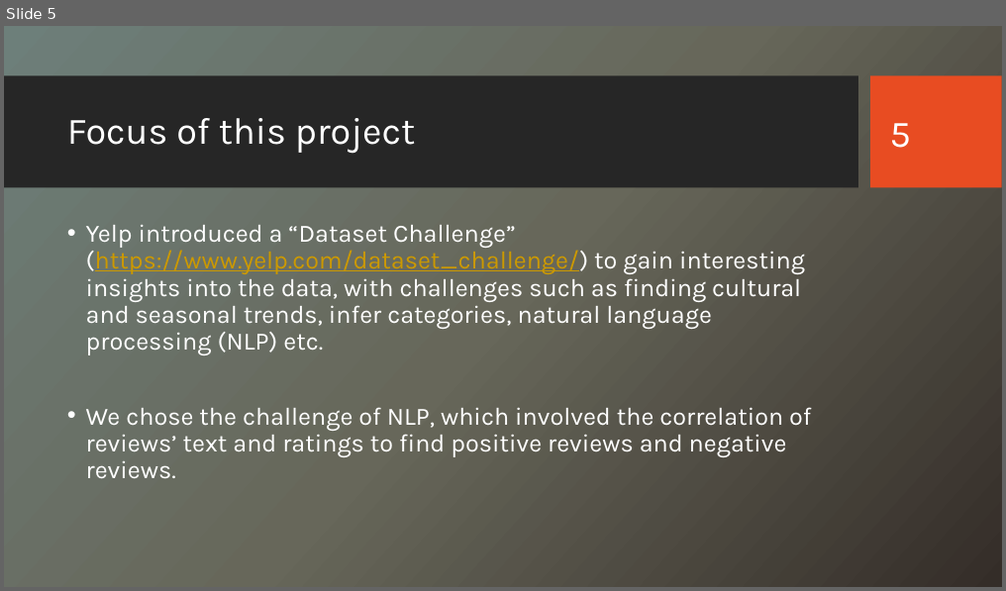
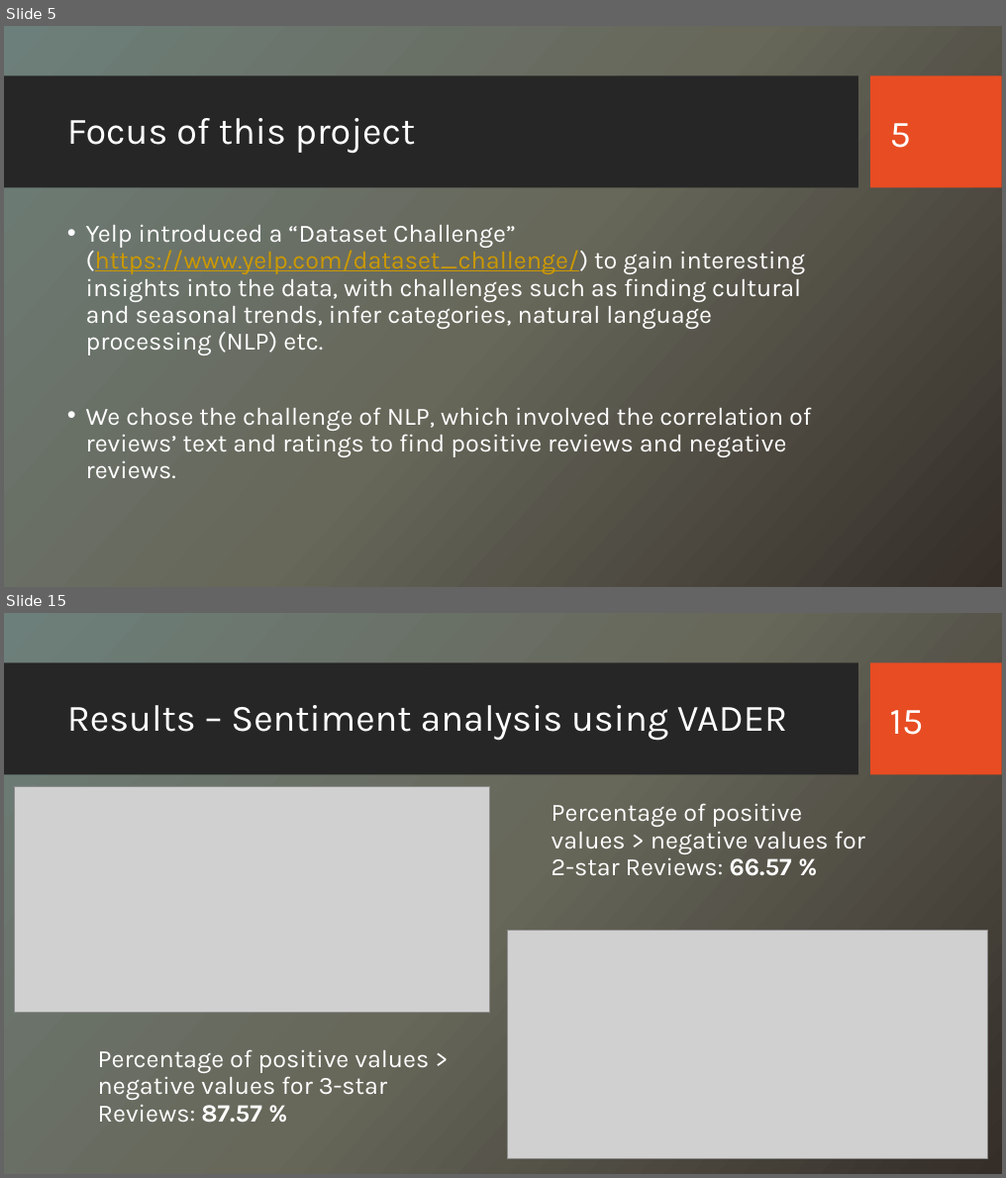
Before and after one commit to CS223-YelpReview/Yelp-NLP, a slide deck: Yelp Reviews – A Study.pptx. Shown one above the other, each under a label of ours: slide 5 before the commit, slides 5 and 15 after it; the slides between them are not shown. The pictures are 1006x591 and 1006x1178 pixels, drawn with LibreOffice and Linux fonts; fonts in the diff are those of the drawing; grey boxes stand for pictures; background and template pictures are left out. Boxes give left, top, right and bottom in pixels: in the first picture for what was removed or moved away, otherwise in the second. Text is boxed around its words. In the diff, an @@ line names an element or a change of style, - is before the commit and + after.

```diff
--- a/Yelp Reviews – A Study.pptx
+++ b/Yelp Reviews – A Study.pptx
@@ slide 15 added at box(4, 613, 1002, 1174), background picture (left out); not listed: 2 template elements that a slide beside it also shows @@
@@ title added at box(67, 705, 787, 740), 36 pt, text #FFFFFF @@
+Results – Sentiment analysis using VADER
@@ page number added at box(890, 710, 924, 735), 36 pt, text #FFFFFF @@
+15
@@ picture added at box(15, 786, 490, 1013) @@
@@ text added at box(551, 803, 865, 876), 24 pt, text #FFFFFF @@
+Percentage of positive values > negative values for 2-star Reviews: 66.57 %
@@ picture added at box(508, 931, 988, 1158) @@
@@ text added at box(98, 1050, 429, 1123), 24 pt, text #FFFFFF @@
+Percentage of positive values > negative values for 3-star Reviews: 87.57 %
```
Also in this commit, not shown: 6 slides changed, 6 other slides added, 1 slide removed.
